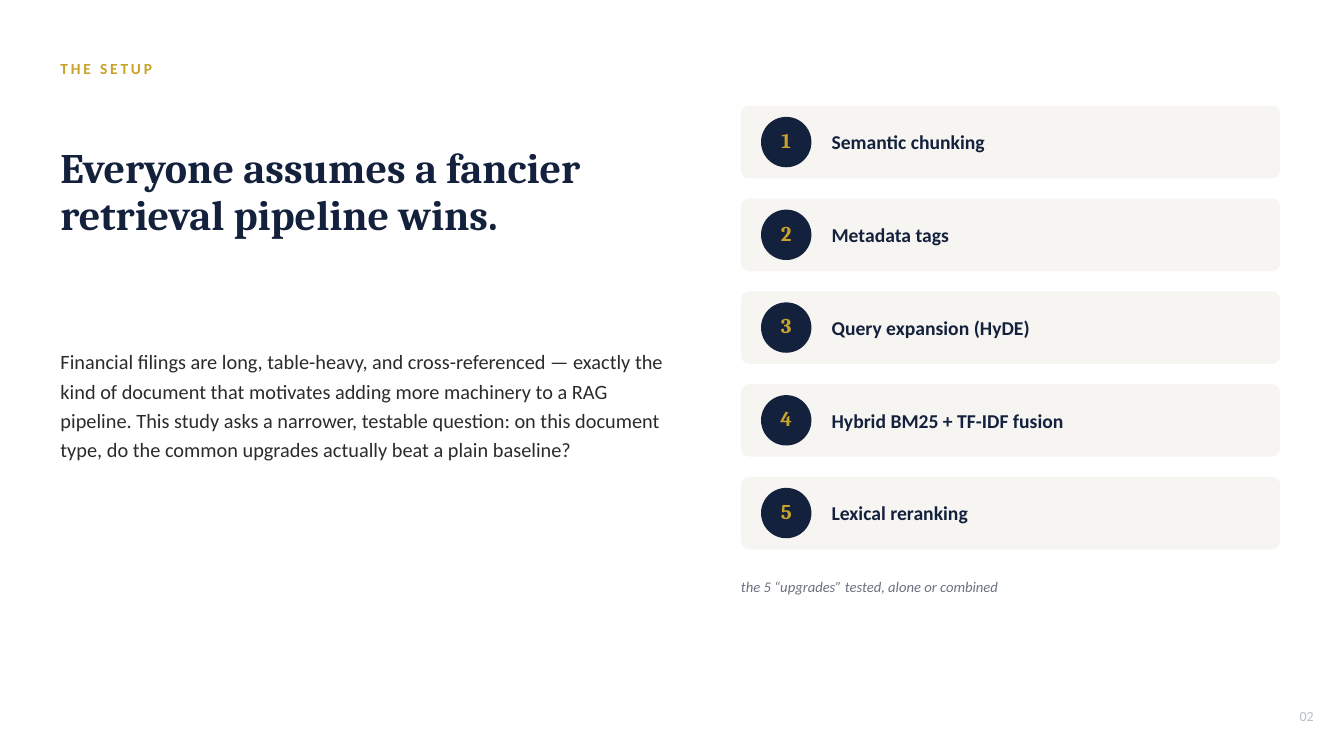
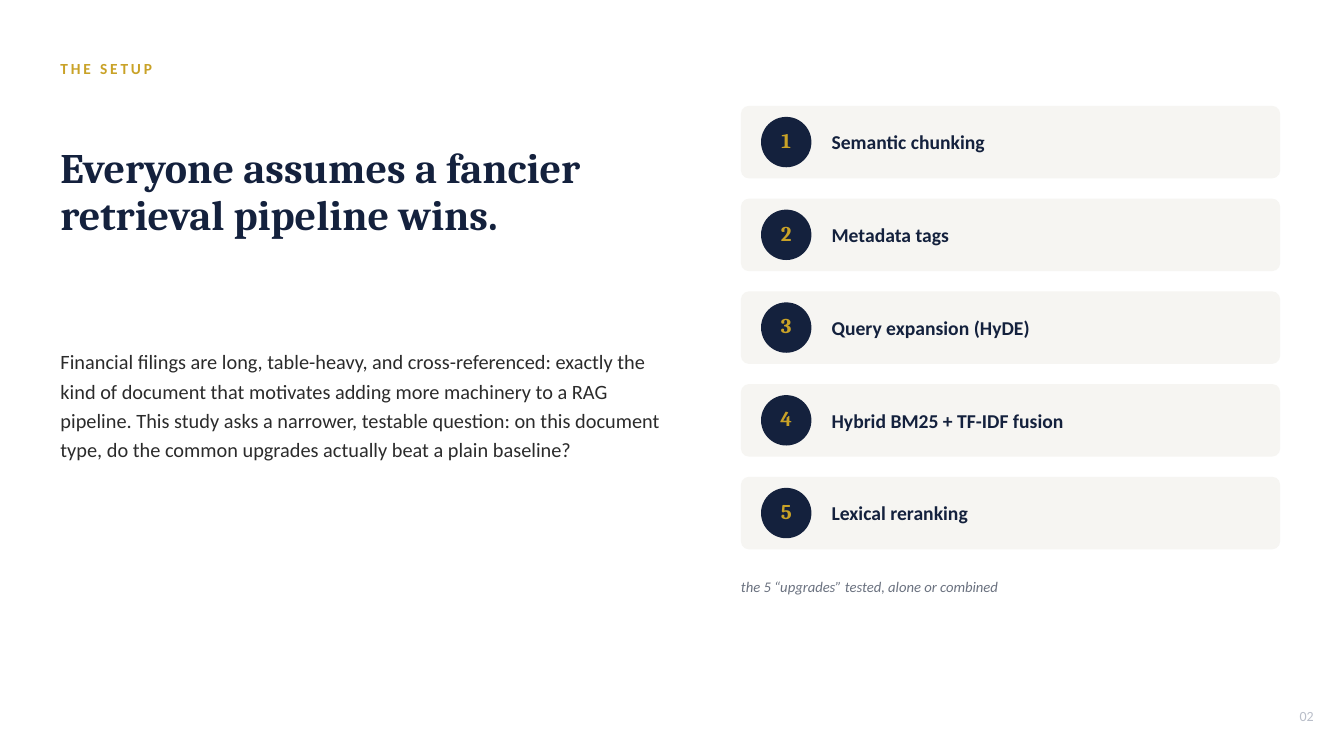
Before and after one commit to nv78/Research-semanticchunking, a slide deck: slide 2 of FinanceBench_Ablation_Deck.pptx. Drawn at 1344x756 pixels with LibreOffice and Linux fonts; fonts in the diff are those of the drawing. Boxes give left, top, right and bottom in pixels: in the first picture for what was removed or moved away, otherwise in the second. Text is boxed around its words. In the diff, an @@ line names an element or a change of style, - is before the commit and + after.

```diff
--- a/FinanceBench_Ablation_Deck.pptx
+++ b/FinanceBench_Ablation_Deck.pptx
@@ text at bbox=[60, 355, 659, 461]: text changed @@
-Financial filings are long, table-heavy, and cross-referenced — exactly the kind of document that motivates adding more machinery to a RAG pipeline. This study asks a narrower, testable question: on this document type, do the common upgrades actually beat a plain baseline?
+Financial filings are long, table-heavy, and cross-referenced: exactly the kind of document that motivates adding more machinery to a RAG pipeline. This study asks a narrower, testable question: on this document type, do the common upgrades actually beat a plain baseline?
```
Also in this commit, not shown: 13 other slides changed, 2 other files.
